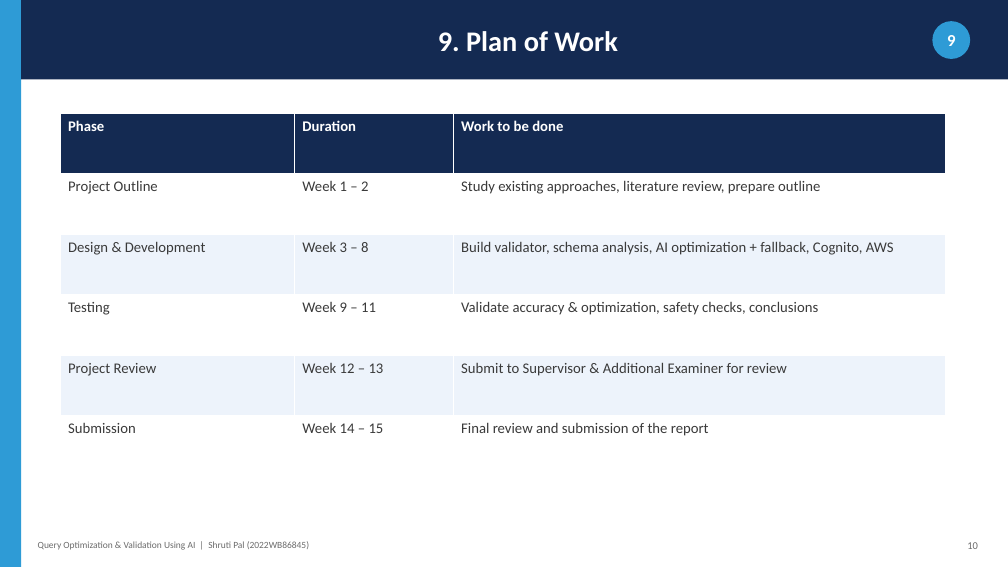
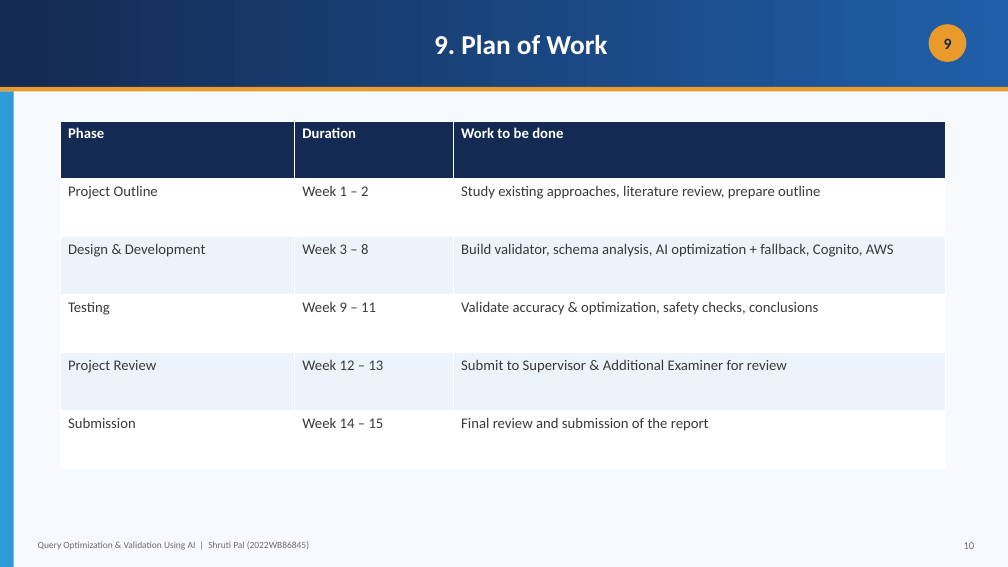
Before and after one commit to shreyanshx/AI-Query-Analyser-Validator, a slide deck: slide 11 of 2022wb86845 Dissertation Presentation.pptx. Drawn at 1008x567 pixels with LibreOffice and Linux fonts; fonts in the diff are those of the drawing. Boxes give left, top, right and bottom in pixels: in the first picture for what was removed or moved away, otherwise in the second. Text is boxed around its words. In the diff, an @@ line names an element or a change of style, - is before the commit and + after.

Commit message:
docs: redesign deck with gradient theme + image-based architecture/data-flow diagrams
Replace flat solid-colour slides with a gradient/layered theme and varied layouts. Architecture and data-flow diagrams are now rendered PNG images (embedded, not pptx shapes), with editable draw.io (.drawio) sources in assets/.

```diff
--- a/2022wb86845 Dissertation Presentation.pptx
+++ b/2022wb86845 Dissertation Presentation.pptx
@@ rectangle "9. Plan of Work": place and size @@
-rectangle "9. Plan of Work" at box(21, 0, 1008, 79)
+rectangle "9. Plan of Work" at box(0, 0, 1008, 87)
@@ rectangle "9. Plan of Work" at box(0, 0, 1008, 87): size 27 to 26 pt; fill #142A52 to gradient #142A52 to #1F5FA8 @@
@@ rectangle added at box(0, 0, 1008, 567), fill #F7FAFD @@
@@ ellipse "9": place and size @@
-ellipse "9" at box(932, 21, 970, 59)
+ellipse "9" at box(929, 24, 966, 62)
@@ ellipse "9" at box(929, 24, 966, 62): size 16 to 15 pt, text colour #FFFFFF to #142A52; fill #2E9BD6 to #E89A2B @@
@@ rectangle added at box(0, 87, 1008, 91), fill #E89A2B @@
@@ rectangle: place and size @@
-rectangle at box(0, 0, 21, 567)
+rectangle at box(0, 91, 14, 567)
@@ table: place and size @@
-table at box(60, 113, 945, 476)
+table at box(60, 121, 945, 469)
```
Also in this commit, not shown: 13 other slides changed, 4 other files.
